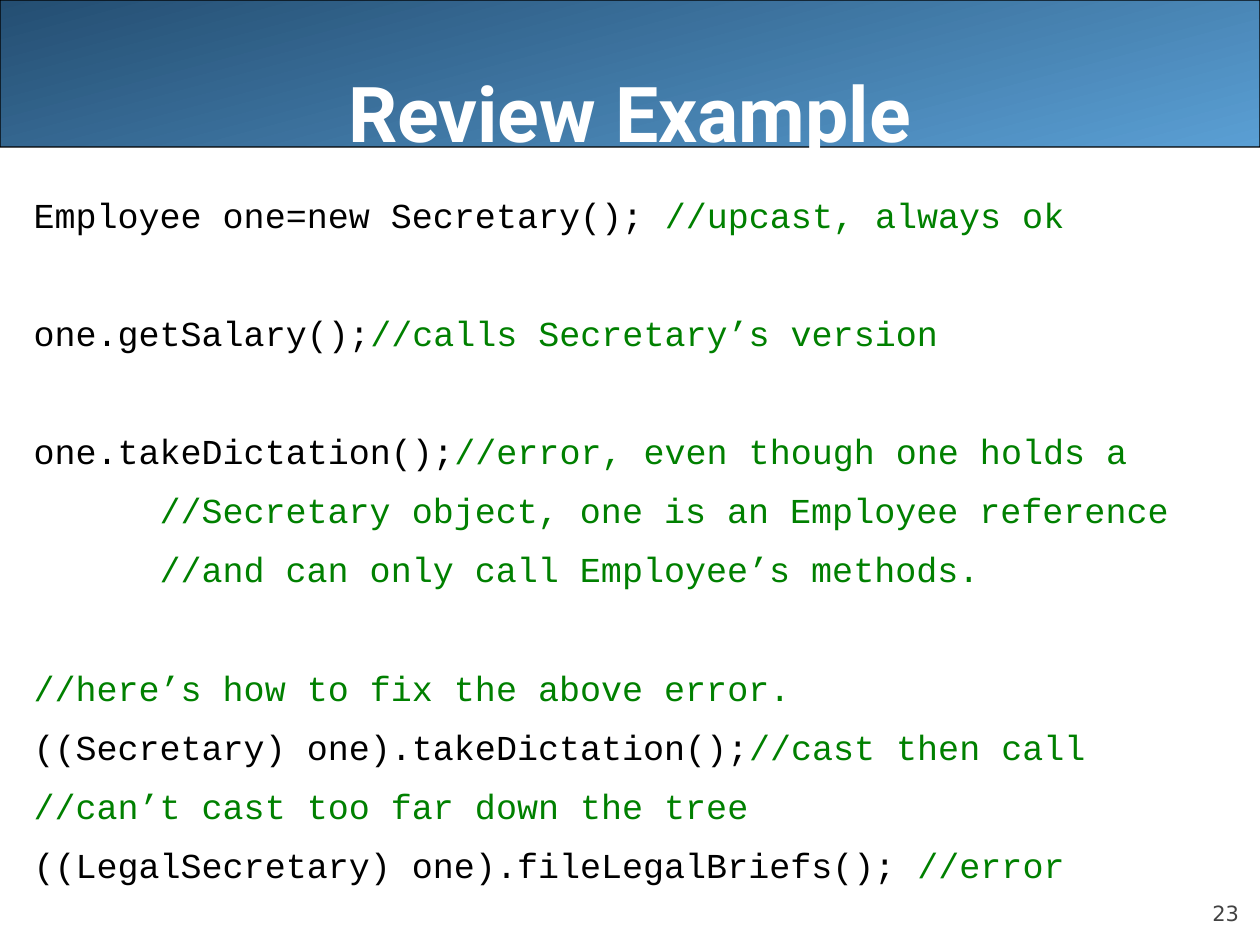
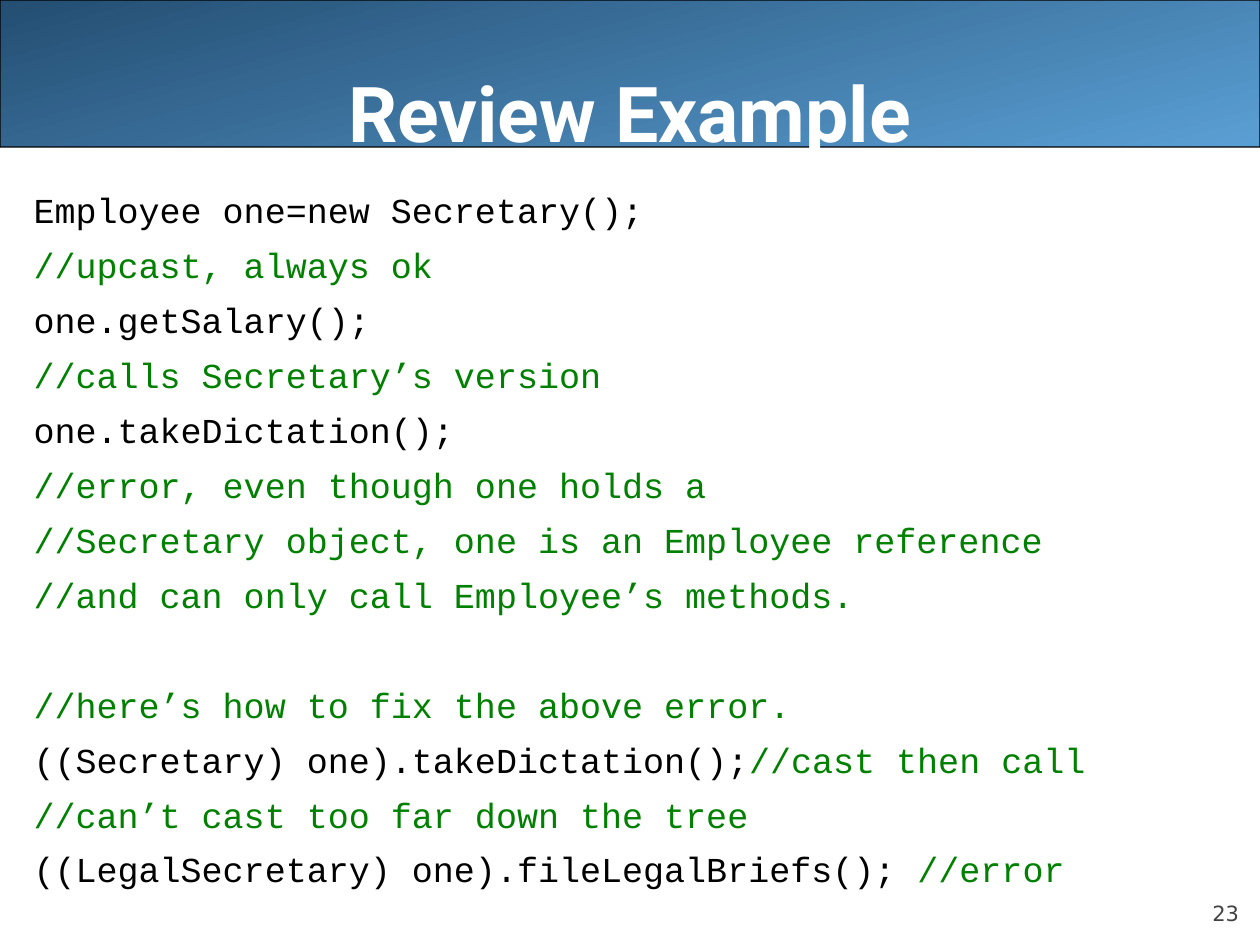
Before and after one commit to LongBaoNguyen/longbaonguyen.github.io, a slide deck: slide 23 of courses/apcsa/lecture17.ppt. Drawn at 1260x945 pixels with LibreOffice and Linux fonts; fonts in the diff are those of the drawing. Boxes give left, top, right and bottom in pixels: in the first picture for what was removed or moved away, otherwise in the second. Text is boxed around its words. In the diff, an @@ line names an element or a change of style, - is before the commit and + after.

```diff
--- a/courses/apcsa/lecture17.ppt
+++ b/courses/apcsa/lecture17.ppt
@@ text at [34,199,706,506]: text changed @@
-Employee one=new Secretary(); //upcast, always ok
-one.getSalary();//calls Secretary’s version
-one.takeDictation();//error, even though one holds a
+Employee one=new Secretary();
+//upcast, always ok
+one.getSalary();
+//calls Secretary’s version
+one.takeDictation();
+//error, even though one holds a
@@ text at [34,528,1085,890]: line spacing 1.2 to 1.1 @@
```
Also in this commit, not shown: 2 other slides changed, 3 other files.
